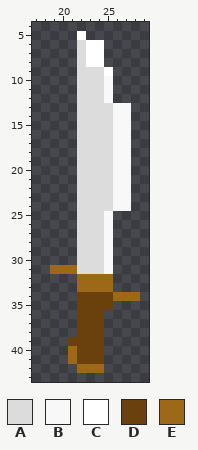
Edited in one commit: pixel-art sprite (android/assetsraw/Sprites/Oryx/Custom/items/medium_weapon.png). Above: the version before the commit.
The file is 48x48 pixels. Colours within 5 levels of each other are drawn and written as one. Shown: x 17..29, y 4..43.
Palette (. is transparent): A #dcdcdc  B #f8f8f8  C #ffffff  D #6a400c  E #9d6817
The same view after the edit:
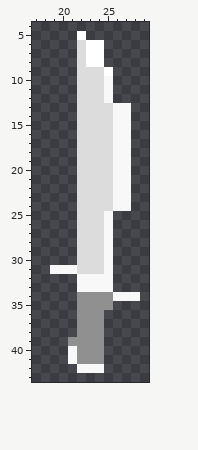
What changed:
{"colour":"D","old":"#6a400c","new":"#909090"}
{"y":31,"x":19,"old":"EEE","new":"BBB"}
{"y":32,"x":22,"old":"EEEE","new":"BBBB"}
{"y":33,"x":22,"old":"EEEE","new":"BBBB"}
{"y":34,"x":26,"old":"EEE","new":"BBB"}
{"y":40,"x":21,"old":"E","new":"B"}
{"y":41,"x":21,"old":"E","new":"B"}
{"y":42,"x":22,"old":"EEE","new":"BBB"}
